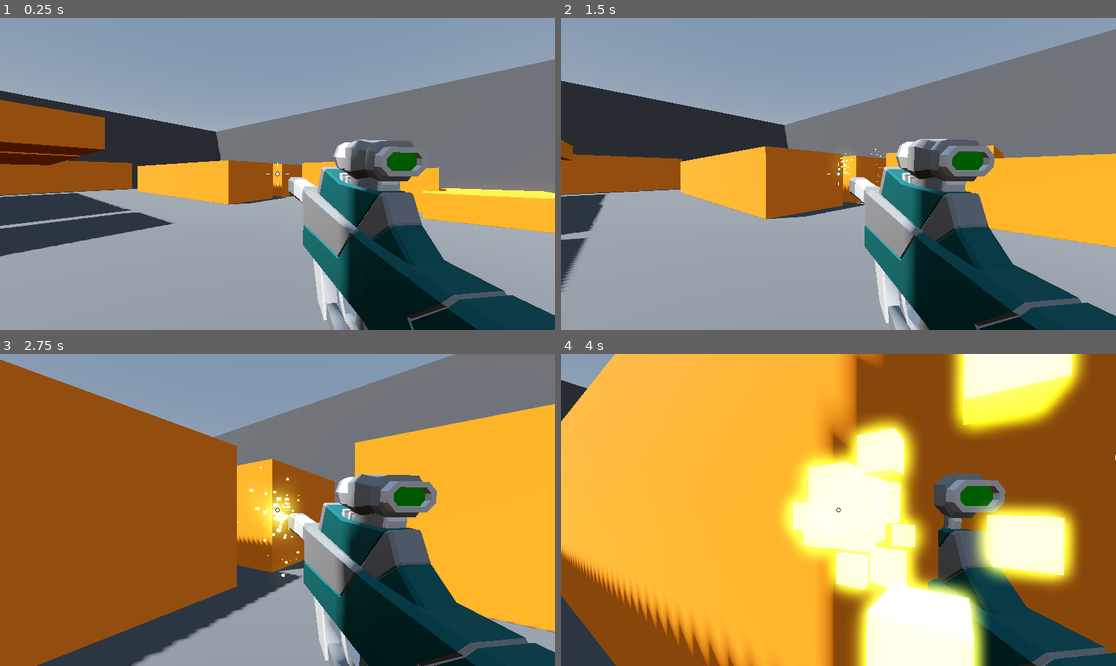
Above: before the commit, frames 1-4 (two rows, left to right).
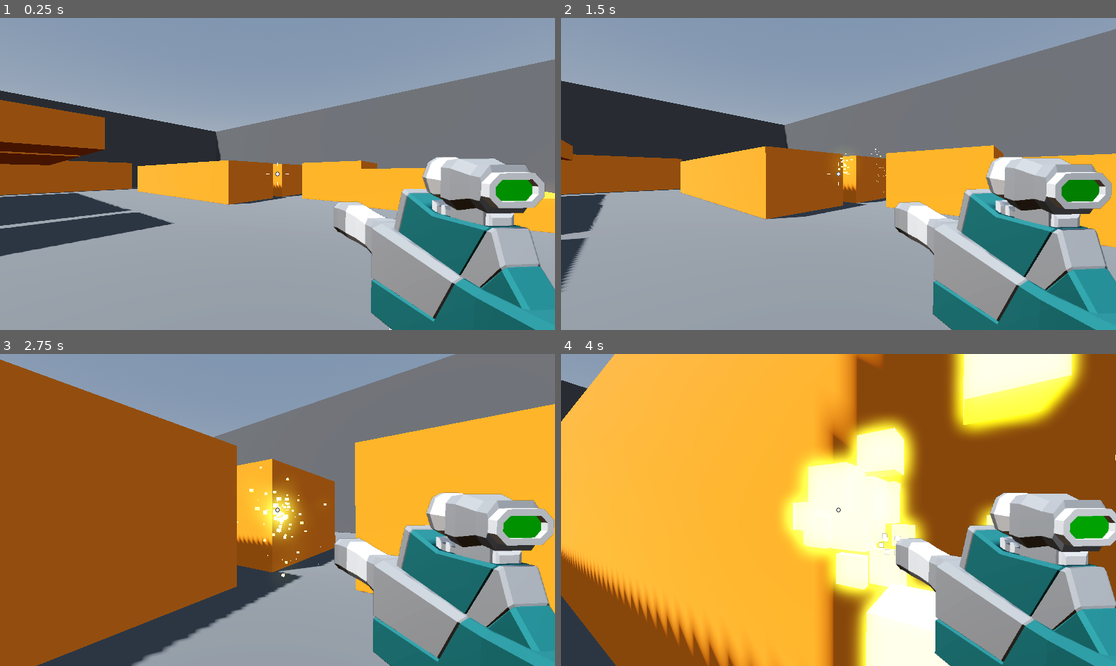
Above: after the commit, the same moments.

Repository: JorgeVelascoGames/FPS-template
Game: Godot game, scene res://Levels/Sandbox.tscn
The game is run twice, just before and just after one commit, with the same random seed, the same clock (stepped at 60 frames per second) and the same inputs.
Inputs (mouse positions are in pixels of both pictures, inside the frame that each line leads up to):
- Up to frame 1 (0.25 s): no input
- Up to frame 2 (1.5 s): move the mouse to (866, 174) at 0.52 s; press the mouse at (866, 174) at 0.53 s; hold W (move_forward) from 0.53 s (still down); tap Space (jump) at 0.77 s; move the mouse to (810, 174) at 1.27 s; release the mouse at (810, 174) at 1.28 s; click (810, 174) at 1.35 s
- Up to frame 3 (2.75 s): keep holding W (move_forward); tap Space (jump) at 1.52 s; move the mouse to (288, 503) at 2.02 s; press the mouse at (288, 503) at 2.03 s
- Up to frame 4 (4 s): keep holding W (move_forward); move the mouse to (832, 516) at 2.77 s; release the mouse at (832, 516) at 2.78 s; click (832, 516) at 2.85 s; tap Space (jump) at 3.02, 3.77 s; move the mouse to (877, 513) at 3.52 s; press the mouse at (877, 513) at 3.53 s

The runs differ from the first frame. In frame 1, 21% of the frame differs, in the area x 51-100%, y 38-100%; in frame 2, 22%; in frame 3, 24%; in frame 4, 19%.

Commit message:
-Weapon viewport added

Diff:
--- a/Player/player.tscn
+++ b/Player/player.tscn
@@ -24,10 +24,32 @@
 
 [node name="Camera3D" type="Camera3D" parent="CameraPivot"]
 top_level = true
+cull_mask = 1048573
 script = ExtResource("2_cywkd")
 speed = 20.0
 
 [node name="SMGWeapon" parent="CameraPivot/Camera3D" instance=ExtResource("3_akwn2")]
+
+[node name="RemoteTransform3D" type="RemoteTransform3D" parent="CameraPivot/Camera3D"]
+remote_path = NodePath("../../../SubViewportContainer/SubViewport/WeaponCamera")
+
+[node name="SubViewportContainer" type="SubViewportContainer" parent="."]
+anchors_preset = 15
+anchor_right = 1.0
+anchor_bottom = 1.0
+grow_horizontal = 2
+grow_vertical = 2
+stretch = true
+
+[node name="SubViewport" type="SubViewport" parent="SubViewportContainer"]
+transparent_bg = true
+handle_input_locally = false
+size = Vector2i(1152, 648)
+render_target_update_mode = 4
+
+[node name="WeaponCamera" type="Camera3D" parent="SubViewportContainer/SubViewport"]
+cull_mask = 2
+fov = 40.0
 
 [node name="CenterContainer" type="CenterContainer" parent="."]
 anchors_preset = 15
--- a/weapons/smg_weapon.tscn
+++ b/weapons/smg_weapon.tscn
@@ -29,14 +29,43 @@
 
 [node name="SMGWeapon" node_paths=PackedStringArray("weapon_mesh", "muzzle_flash") instance=ExtResource("1_gcfl4")]
 weapon_mesh = NodePath("SMG")
-muzzle_flash = NodePath("MuzzleFlash")
+muzzle_flash = NodePath("SMG/MuzzleFlash")
 sparks = ExtResource("2_6dmvx")
 
 [node name="SMG" parent="." index="1" instance=ExtResource("2_mpivm")]
-transform = Transform3D(0.992546, 0.0127388, 0.121202, 0, 0.994522, -0.104528, -0.121869, 0.103749, 0.987109, 0.27, -0.245, -0.415)
+transform = Transform3D(0.992673, 0, 0.12083, 0.00820355, 0.997693, -0.067396, -0.120551, 0.0678934, 0.990383, 0.427146, -0.299338, -0.731749)
 
-[node name="MuzzleFlash" type="GPUParticles3D" parent="." index="3"]
-transform = Transform3D(1, 0, 0, 0, 1, 0, 0, 0, 1, 0.137044, -0.0897435, -1.50696)
+[node name="Suppressors_003" parent="SMG" index="0"]
+transform = Transform3D(-2.98023e-08, 0, 2.5, -2.98023e-08, 2.5, 3.72529e-09, -2.5, 0, 0, 2.98023e-08, 0.0476248, -0.831521)
+layers = 2
+
+[node name="Part_024" parent="SMG" index="1"]
+layers = 2
+
+[node name="Rail_009" parent="SMG" index="2"]
+layers = 2
+
+[node name="Grip_017" parent="SMG" index="3"]
+layers = 2
+
+[node name="Charger_011" parent="SMG" index="4"]
+layers = 2
+
+[node name="Scope_016" parent="SMG" index="5"]
+layers = 2
+
+[node name="Part_029" parent="SMG" index="6"]
+layers = 2
+
+[node name="Part_030" parent="SMG" index="7"]
+layers = 2
+
+[node name="Gun butt_012" parent="SMG" index="8"]
+layers = 2
+
+[node name="MuzzleFlash" type="GPUParticles3D" parent="SMG" index="9"]
+transform = Transform3D(1, 0, 0, 0, 1, 0, 0, 0, 1, 0.00326757, 0.0456734, -1.09372)
+layers = 2
 material_override = SubResource("StandardMaterial3D_180js")
 cast_shadow = 0
 emitting = false
@@ -48,3 +77,5 @@
 local_coords = true
 process_material = SubResource("ParticleProcessMaterial_fmph4")
 draw_pass_1 = SubResource("BoxMesh_8bigi")
+
+[editable path="SMG"]
Binary file added: Player/damage.png
Not shown, added: Player/damage.png.import
